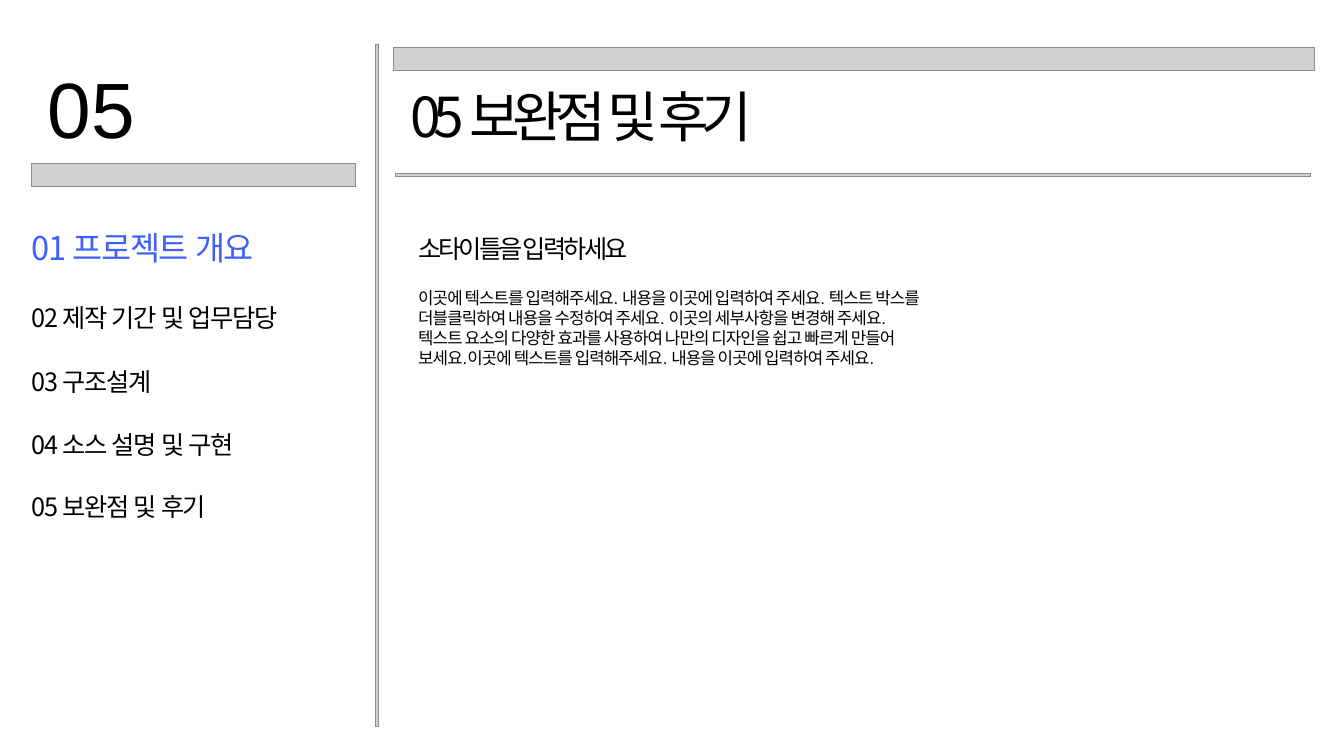
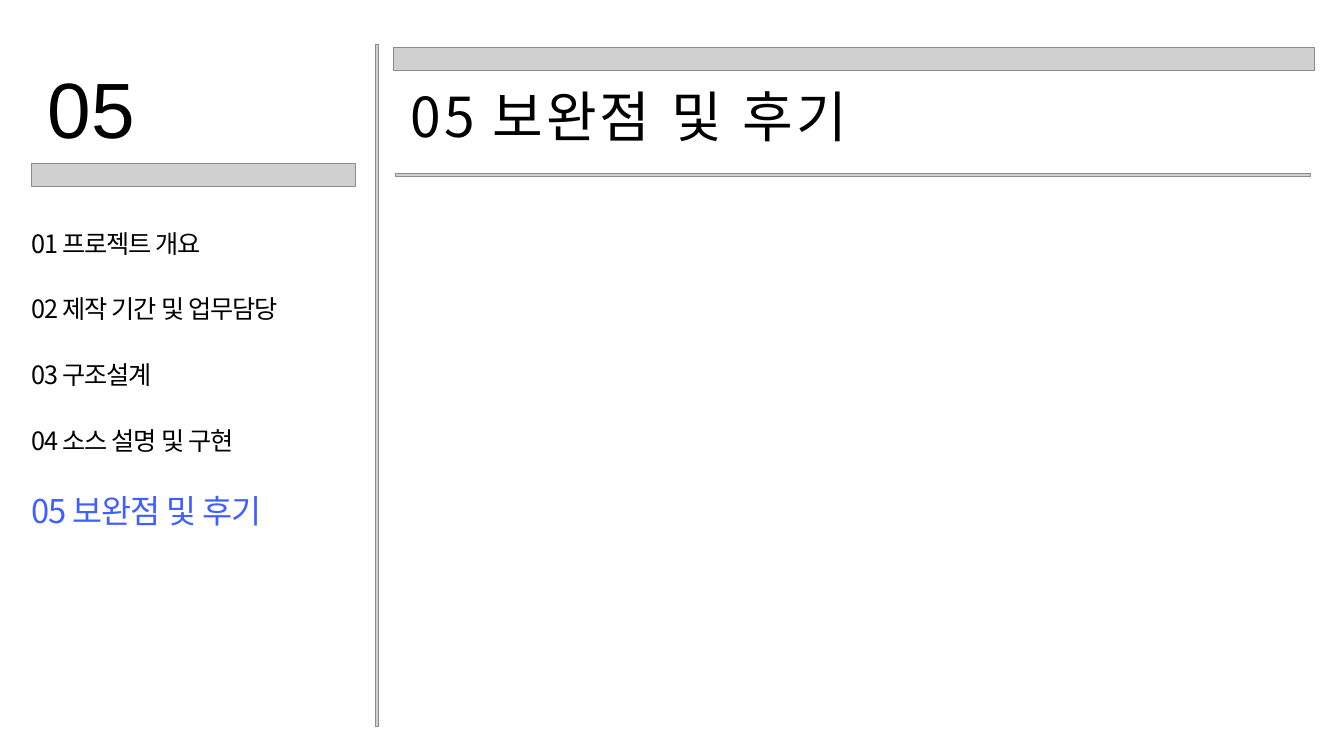
Before and after one commit to jihokim86/-team3-1st-_-project, a slide deck: slide 16 of CLI_직원관리프로그램.pptx (slide 10 before the commit). Drawn at 1344x756 pixels with LibreOffice and Linux fonts; fonts in the diff are those of the drawing; grey boxes stand for pictures. Boxes give left, top, right and bottom in pixels: in the first picture for what was removed or moved away, otherwise in the second. Text is boxed around its words. In the diff, an @@ line names an element or a change of style, - is before the commit and + after.

```diff
--- a/CLI_직원관리프로그램.pptx
+++ b/CLI_직원관리프로그램.pptx
@@ text "05 보완점 및 후기" at box(411, 91, 847, 142): letter spacing -8 to 3 pt @@
@@ text "01 프로젝트 개요" at box(32, 232, 200, 255): size 35 to 27 pt, text colour #3F5FFF to #000000 @@
@@ text removed at box(418, 237, 628, 260) @@
-소타이틀을 입력하세요
@@ text "02 제작 기간 및 업무담당": place and size @@
-text "02 제작 기간 및 업무담당" at box(32, 306, 278, 329)
+text "02 제작 기간 및 업무담당" at box(32, 297, 278, 320)
@@ text removed at box(418, 290, 920, 366) @@
-이곳에 텍스트를 입력해주세요. 내용을 이곳에 입력하여 주세요. 텍스트 박스를 더블클릭하여 내용을 수정하여 주세요. 이곳의 세부사항을 변경해 주세요. 텍스트 요소의 다양한 효과를 사용하여 나만의 디자인을 쉽고 빠르게 만들어 보세요.이곳에 텍스트를 입력해주세요. 내용을 이곳에 입력하여 주세요.
@@ text "03 구조설계": place and size @@
-text "03 구조설계" at box(32, 370, 152, 393)
+text "03 구조설계" at box(32, 363, 152, 386)
@@ text "04 소스 설명 및 구현": place and size @@
-text "04 소스 설명 및 구현" at box(32, 433, 234, 456)
+text "04 소스 설명 및 구현" at box(32, 429, 234, 452)
@@ text "05 보완점 및 후기" at box(32, 496, 262, 526): size 27 to 35 pt, text colour #000000 to #3F5FFF @@
```
Also in this commit, not shown: 9 other slides changed, 6 slides added, 2 other files.
